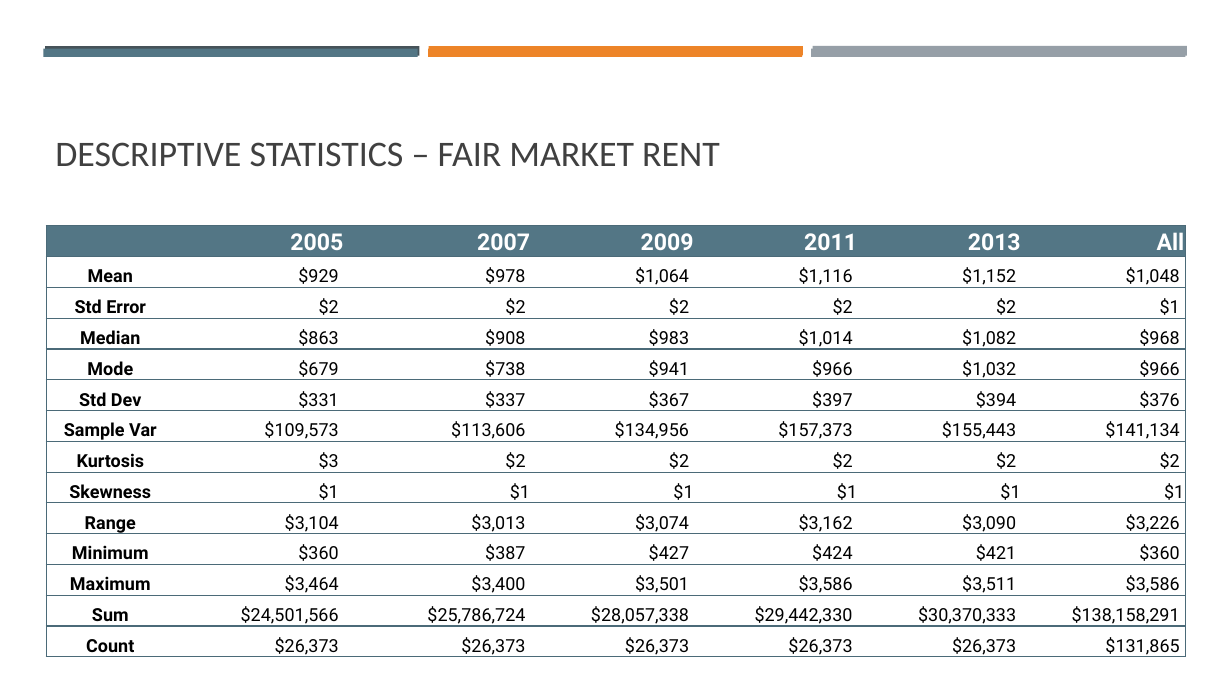
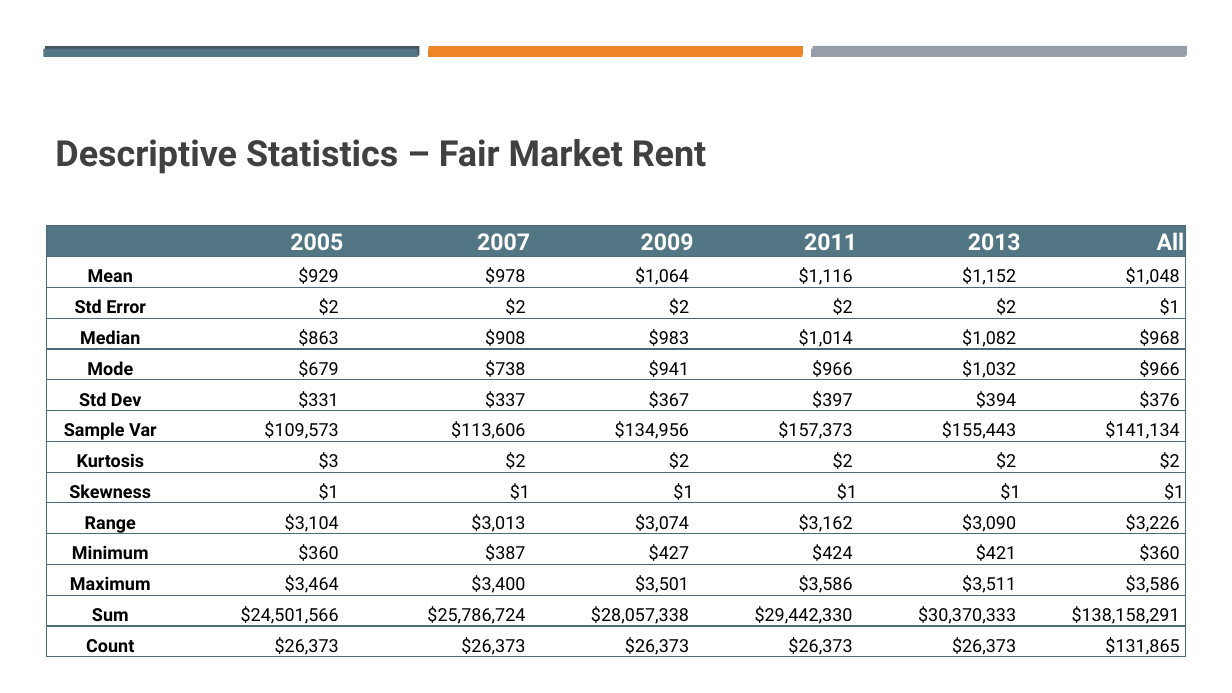
Before and after one commit to tamimcm416/capstone_business_stats, a slide deck: slide 4 of Assignment 2.pptx. Drawn at 1232x693 pixels with LibreOffice and Linux fonts; fonts in the diff are those of the drawing. Boxes give left, top, right and bottom in pixels: in the first picture for what was removed or moved away, otherwise in the second. Text is boxed around its words. In the diff, an @@ line names an element or a change of style, - is before the commit and + after.

```diff
--- a/Assignment 2.pptx
+++ b/Assignment 2.pptx
@@ title at <box>55,139,707,174</box>: text changed; font Calibri to Roboto; bold on @@
-DESCRIPTIVE STATISTICS – FAIR MARKET RENT
+Descriptive Statistics – Fair Market Rent
```
Also in this commit, not shown: 9 other slides changed.
